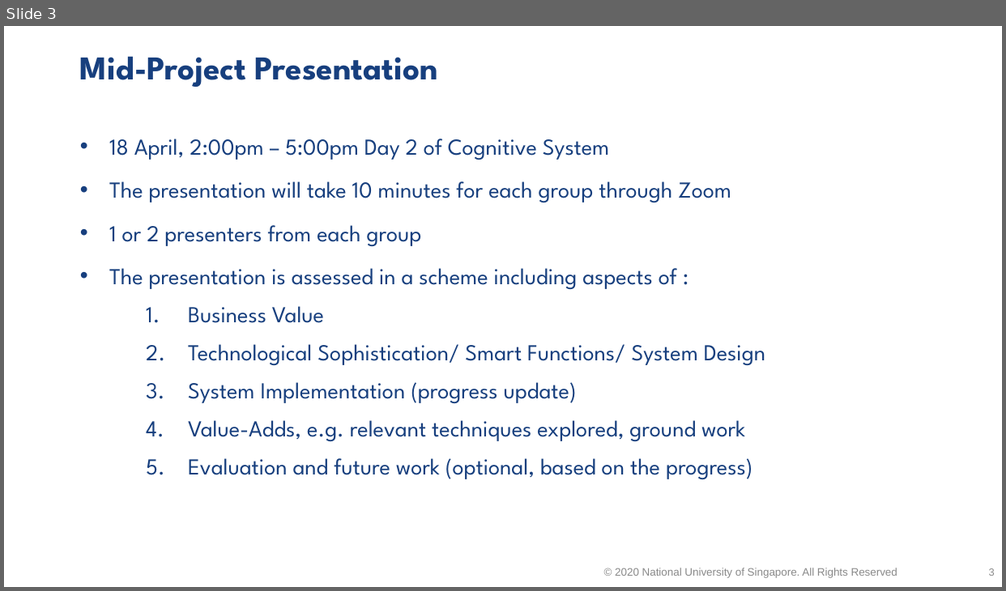
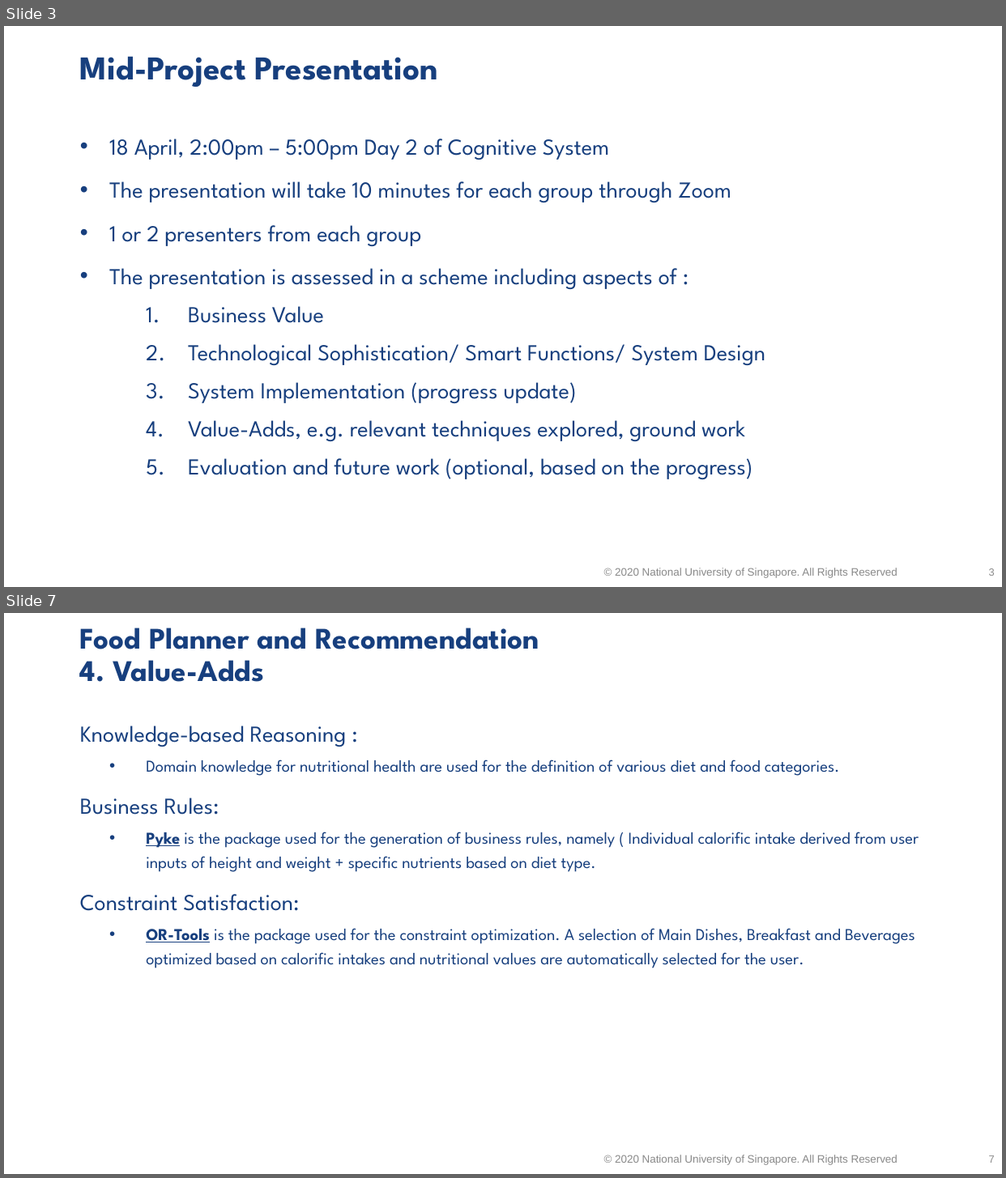
Before and after one commit to ISS-IS02PT/IRS-PM-ISY5001-2020-01-18-GROUP5-A.I.-Food-Recommender, a slide deck: Presentation/Mid-Project/IRS-Intelligent-Reasoning-Systems-Practice-Module-Mid-Project-Presenation_Grp5.pptx. Shown one above the other, each under a label of ours: slide 3 before the commit, slides 3 and 7 after it; the slides between them are not shown. The pictures are 1006x591 and 1006x1178 pixels, drawn with LibreOffice and Linux fonts; fonts in the diff are those of the drawing; background and template pictures are left out. Boxes give left, top, right and bottom in pixels: in the first picture for what was removed or moved away, otherwise in the second. Text is boxed around its words. In the diff, an @@ line names an element or a change of style, - is before the commit and + after.

```diff
--- a/Presentation/Mid-Project/IRS-Intelligent-Reasoning-Systems-Practice-Module-Mid-Project-Presenation_Grp5.pptx
+++ b/Presentation/Mid-Project/IRS-Intelligent-Reasoning-Systems-Practice-Module-Mid-Project-Presenation_Grp5.pptx
@@ slide 7 added at bbox=[4, 613, 1002, 1174], background #FFFFFF @@
@@ title added at bbox=[80, 628, 539, 682], 28.8 pt, text #173F7E, bold @@
+Food Planner and Recommendation
+4. Value-Adds
@@ text added at bbox=[80, 726, 918, 969], 16 pt, text #173F7E @@
+Knowledge-based Reasoning :
+  • Domain knowledge for nutritional health are used for the definition of various diet and food categories.
+Business Rules:
+  • Pyke is the package used for the generation of business rules, namely ( Individual calorific intake derived from user inputs of height and weight + specific nutrients based on diet type.
+Constraint Satisfaction:
+  • OR-Tools is the package used for the constraint optimization. A selection of Main Dishes, Breakfast and Beverages optimized based on calorific intakes and nutritional values are automatically selected for the user.
@@ text added at bbox=[615, 1155, 897, 1165], 10.5 pt, text #898989 @@
+© 2020 National University of Singapore. All Rights Reserved
@@ page number added at bbox=[989, 1156, 995, 1163], 10 pt, text #8C8C8C @@
+7
```
Also in this commit, not shown: 3 slides changed, 1 other slide added.
